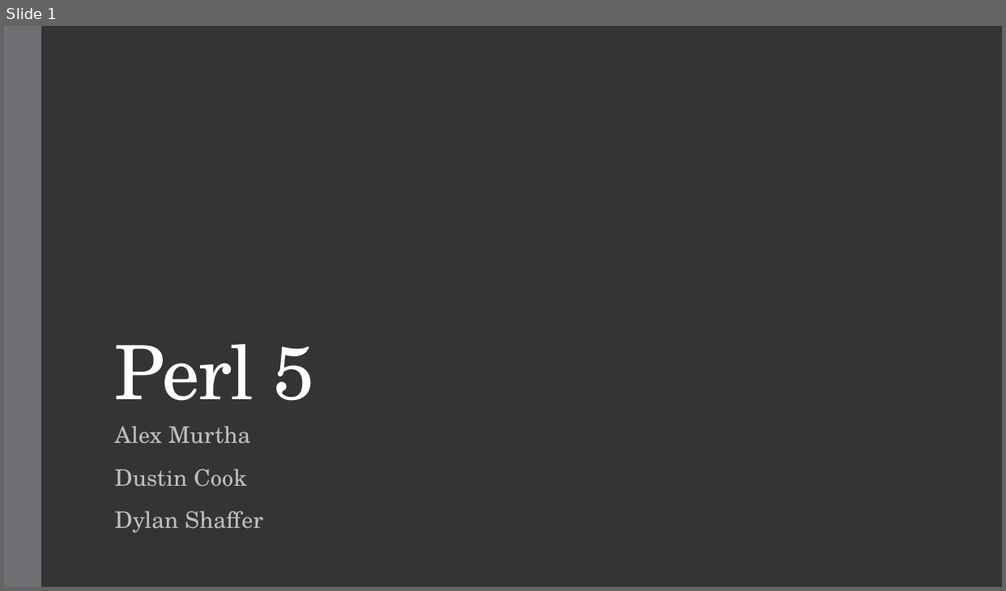
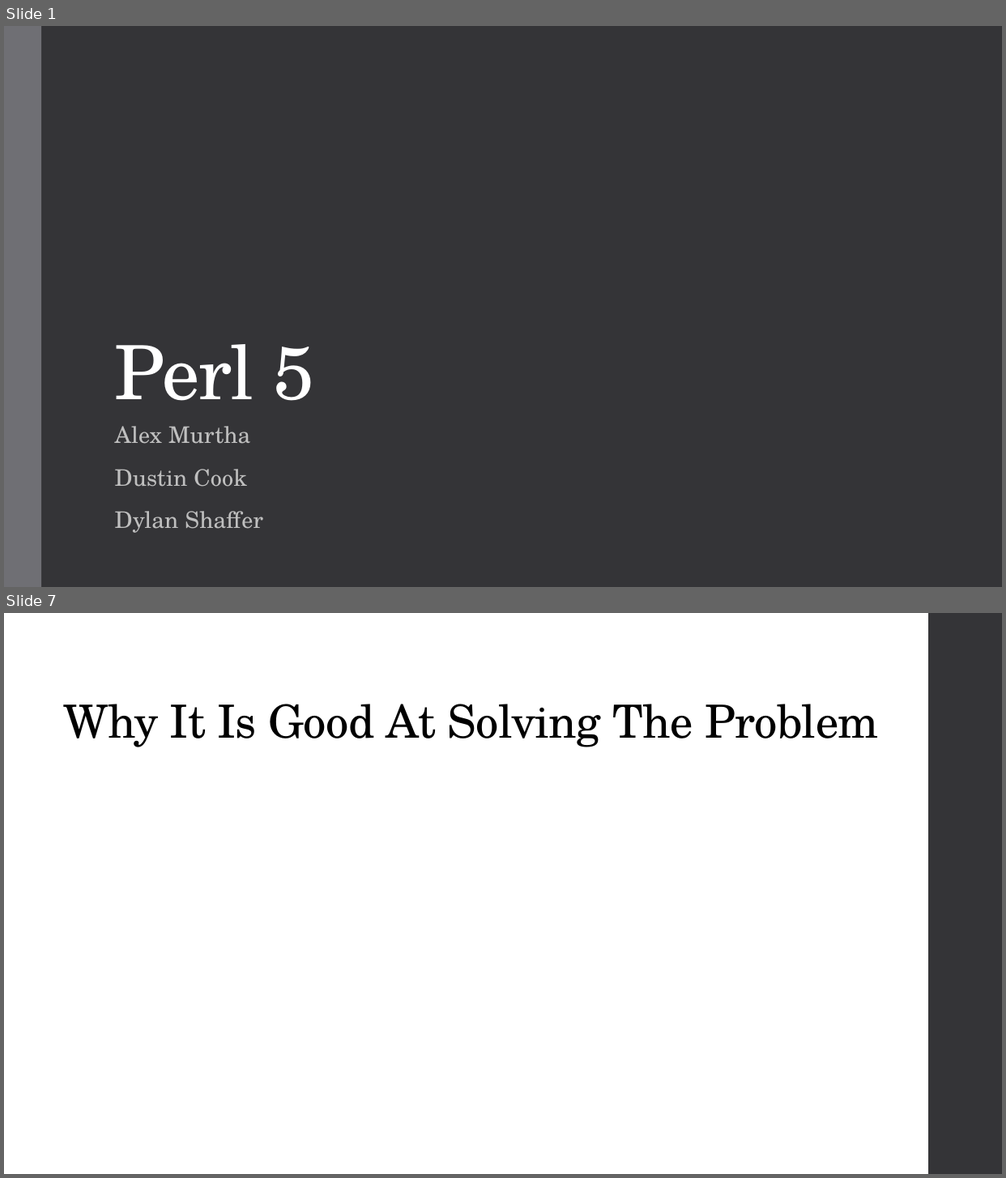
Before and after one commit to dustinc555/csc416-Project, a slide deck: Pitch materials/Pitch.pptx. Shown one above the other, each under a label of ours: slide 1 before the commit, slides 1 and 7 after it; the slides between them are not shown. The pictures are 1006x591 and 1006x1178 pixels, drawn with LibreOffice and Linux fonts; fonts in the diff are those of the drawing. Boxes give left, top, right and bottom in pixels: in the first picture for what was removed or moved away, otherwise in the second. Text is boxed around its words. In the diff, an @@ line names an element or a change of style, - is before the commit and + after.

```diff
--- a/Pitch materials/Pitch.pptx
+++ b/Pitch materials/Pitch.pptx
@@ slide 7 added at (4, 613, 1002, 1174), background #FFFFFF @@
@@ rectangle added at (928, 613, 1002, 1174), fill #353537 @@
@@ title added at (64, 704, 879, 747), 44 pt, text #000000 @@
+Why It Is Good At Solving The Problem
```
Also in this commit, not shown: 7 other slides added.
